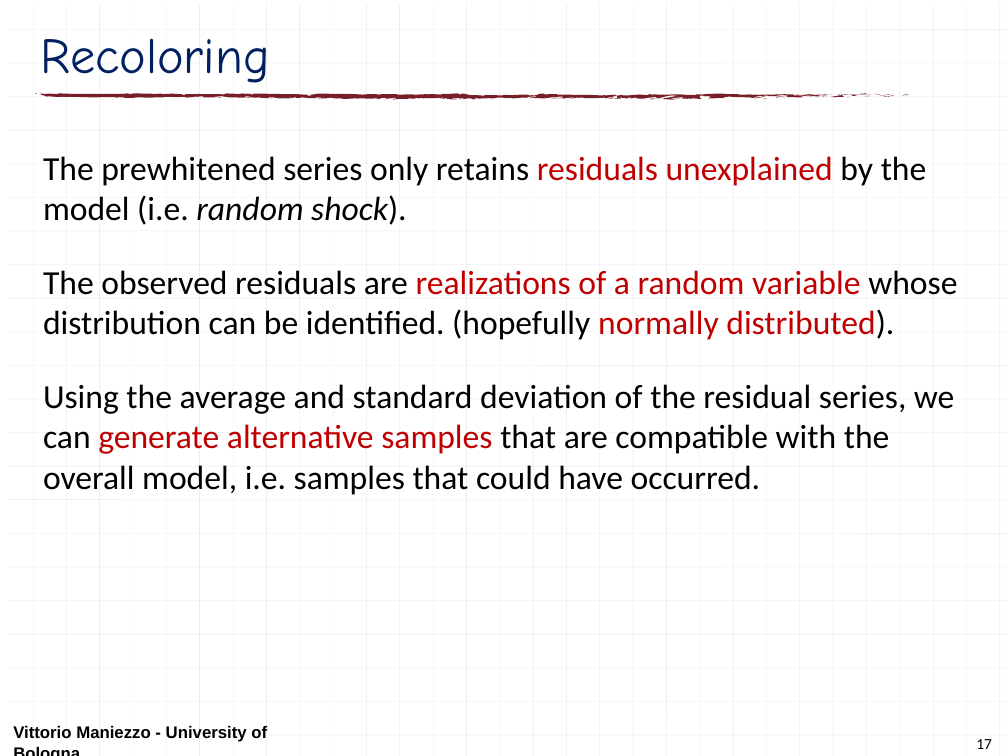
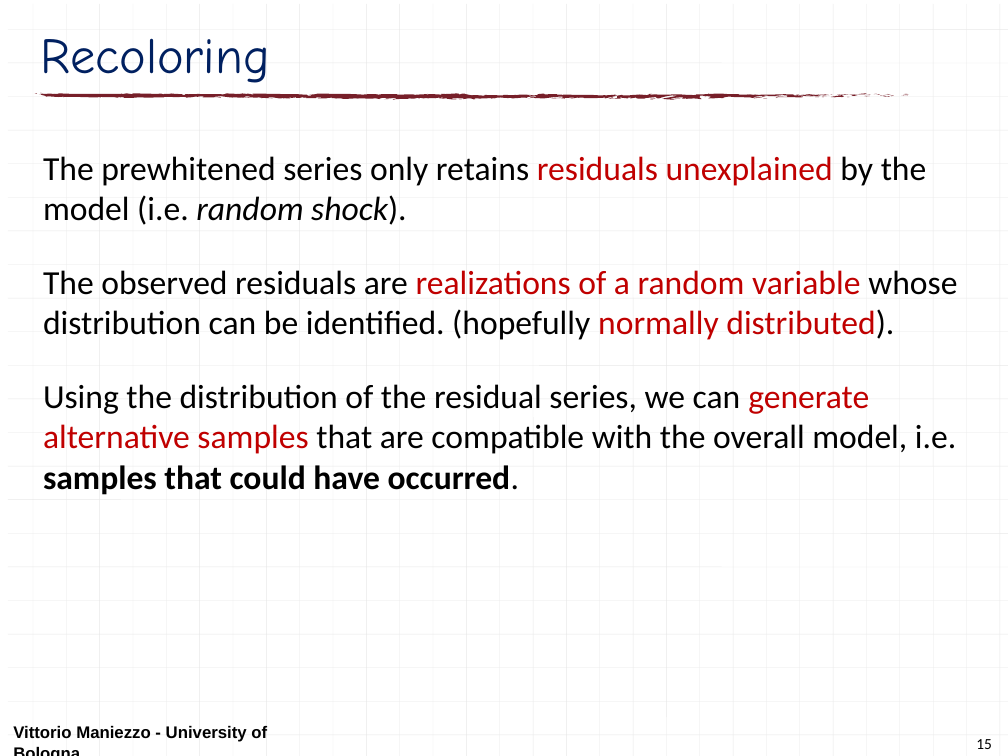
Before and after one commit to maniezzo/GDOforecast, a slide deck: slide 15 of doc/Schedulingseminar/schedulingSeminarXdock.pptx (slide 17 before the commit). Drawn at 1008x756 pixels with LibreOffice and Linux fonts; fonts in the diff are those of the drawing. Boxes give left, top, right and bottom in pixels: in the first picture for what was removed or moved away, otherwise in the second. Text is boxed around its words. In the diff, an @@ line names an element or a change of style, - is before the commit and + after.

```diff
--- a/doc/Schedulingseminar/schedulingSeminarXdock.pptx
+++ b/doc/Schedulingseminar/schedulingSeminarXdock.pptx
@@ text at (43,384,956,495): text changed @@
-Using the average and standard deviation of the residual series, we can generate alternative samples that are compatible with the overall model, i.e. samples that could have occurred.
+Using the distribution of the residual series, we can generate alternative samples that are compatible with the overall model, i.e. samples that could have occurred.
@@ page number at (976,739,992,749): text changed @@
-17
+15
```
Also in this commit, not shown: 14 other slides changed, 2 slides removed, 1 other file.
